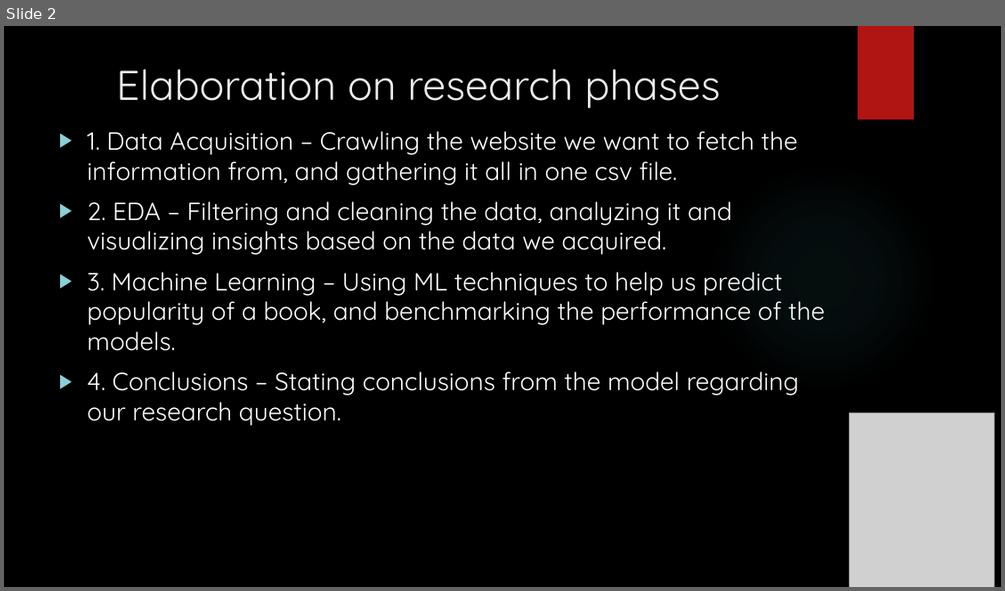
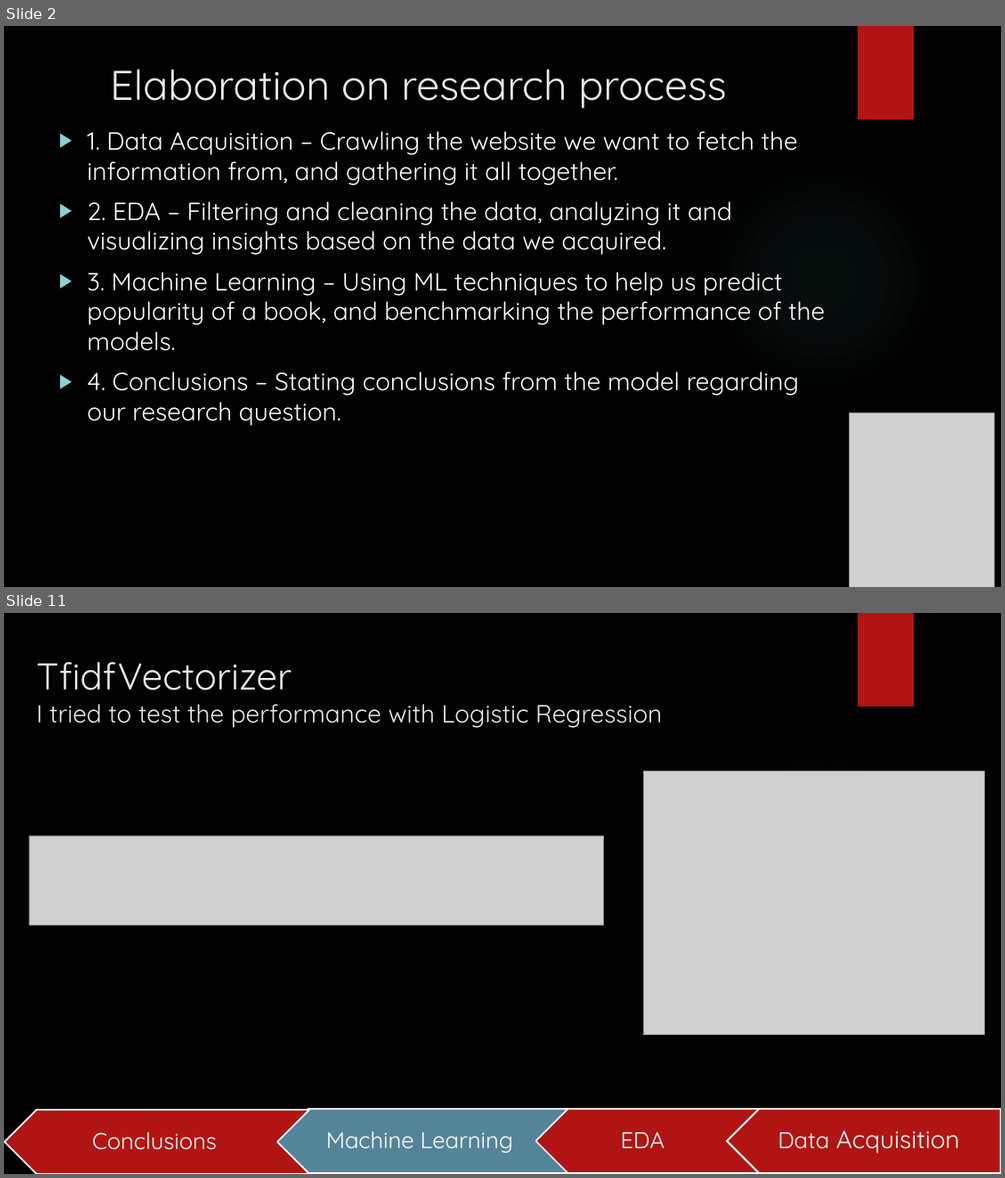
Before and after one commit to yaniv208/DataScienceProject, a slide deck: Books popularity prediction.pptx. Shown one above the other, each under a label of ours: slide 2 before the commit, slides 2 and 11 after it; the slides between them are not shown. The pictures are 1005x591 and 1005x1178 pixels, drawn with LibreOffice and Linux fonts; fonts in the diff are those of the drawing; grey boxes stand for pictures; background and template pictures are left out. Boxes give left, top, right and bottom in pixels: in the first picture for what was removed or moved away, otherwise in the second. Text is boxed around its words. In the diff, an @@ line names an element or a change of style, - is before the commit and + after.

```diff
--- a/Books popularity prediction.pptx
+++ b/Books popularity prediction.pptx
@@ slide 11 added at [4,613,1001,1174], background picture (left out); not listed: 2 template elements that a slide beside it also shows @@
@@ title added at [36,662,662,728], 24 pt, text #EBEBEB @@
+TfidfVectorizer
+I tried to test the performance with Logistic Regression
@@ picture added at [643,771,985,1034] @@
@@ picture added at [29,835,604,925] @@
@@ chevron added at [4,1110,309,1174], fill #B01513, outline #FFFFFF 1.5 pt @@
@@ chevron added at [276,1109,568,1173], fill #54849A, outline #FFFFFF 1.5 pt @@
@@ chevron added at [531,1109,760,1173], fill #B01513, outline #FFFFFF 1.5 pt @@
@@ pentagon arrow added at [727,1109,1001,1173], fill #B01513, outline #FFFFFF 1.5 pt @@
@@ text added at [92,1132,217,1150], 22 pt, text #FFFFFF @@
+Conclusions
@@ text added at [326,1131,513,1152], 22 pt, text #FFFFFF @@
+Machine Learning
@@ text added at [621,1132,664,1148], 22 pt, text #FFFFFF @@
+EDA
@@ text added at [777,1130,960,1153], 24 pt, text #FFFFFF @@
+Data Acquisition
@@ slide 2 changed as well @@
@@ title at [110,69,726,109]: text changed @@
-Elaboration on research phases
+Elaboration on research process
@@ text at [87,131,798,185]: text changed @@
-▶ 1. Data Acquisition – Crawling the website we want to fetch the information from, and gathering it all in one csv file.
+▶ 1. Data Acquisition – Crawling the website we want to fetch the information from, and gathering it all together.
```
Also in this commit, not shown: 4 other slides changed, 6 other slides added, 3 other files.
